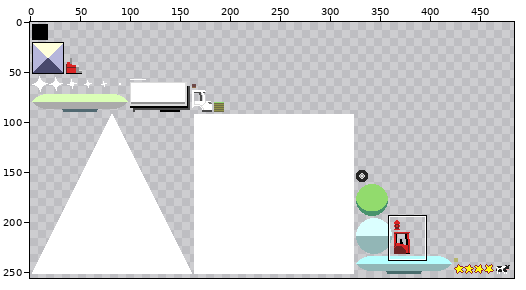
Two versions of one sprite sheet, ufo/android/assets/img/images.png. The picture above shows the old version from afar; the outline marks the close-up.
Close-up. Before:
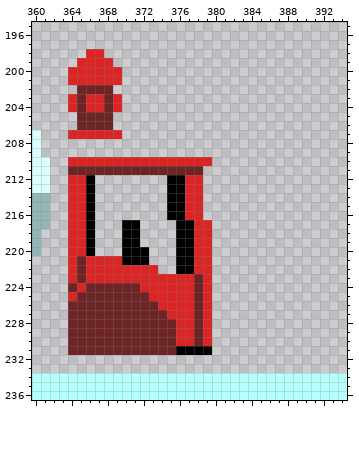
The file is 512x256 pixels. Shown: x 360..394, y 195..236. The wide view leaves out empty margins. The commit also changed other parts of the picture, which this record leaves out.
The result:
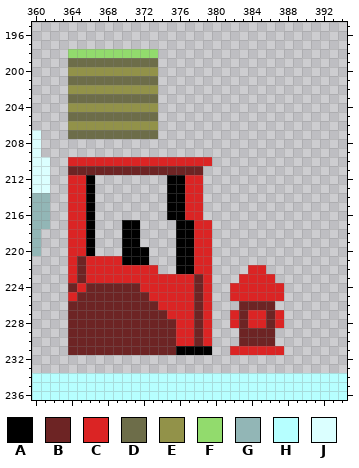
Palette (. is transparent): A #000000  B #6d2424  C #db2424  D #6d6d49  E #929249  F #92db6d  G #92b6b6  H #b6ffff  J #dbffff
What changed:
@@ x 362..375 @@
 197 ..............
-198 ....CC........
-199 ...CCCC.......
-200 ..CCCCCC......
-201 ..CCCCCC......
-202 ...BBBB.......
-203 ..CBCCBC......
-204 ..CBCCBC......
-205 ...BBBB.......
-206 ...BBBB.......
-207 ..CCCCCC......
+198 ..FFFFFFFFFF..
+199 ..DDDDDDDDDD..
+200 ..EEEEEEEEEE..
+201 ..DDDDDDDDDD..
+202 ..EEEEEEEEEE..
+203 ..DDDDDDDDDD..
+204 ..EEEEEEEEEE..
+205 ..DDDDDDDDDD..
+206 ..EEEEEEEEEE..
+207 ..DDDDDDDDDD..
 208 ..............
@@ x 380..389 @@
 221 ..........
-222 ..........
-223 ..........
-224 ..........
-225 ..........
-226 ..........
-227 ..........
-228 ..........
-229 ..........
-230 ..........
-231 ..........
+222 ....CC....
+223 ...CCCC...
+224 ..CCCCCC..
+225 ..CCCCCC..
+226 ...BBBB...
+227 ..CBCCBC..
+228 ..CBCCBC..
+229 ...BBBB...
+230 ...BBBB...
+231 ..CCCCCC..
 232 ..........
Boxes around the changes in both close-ups, in picture pixels (x1, y1, x2, y2):
changed: (68, 49, 158, 139)
added: (230, 265, 284, 355)
